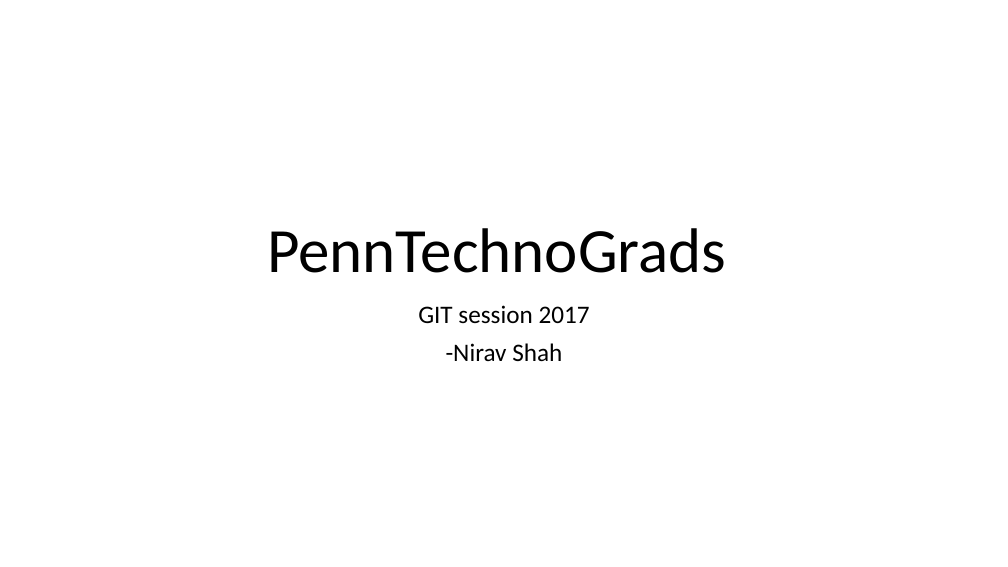
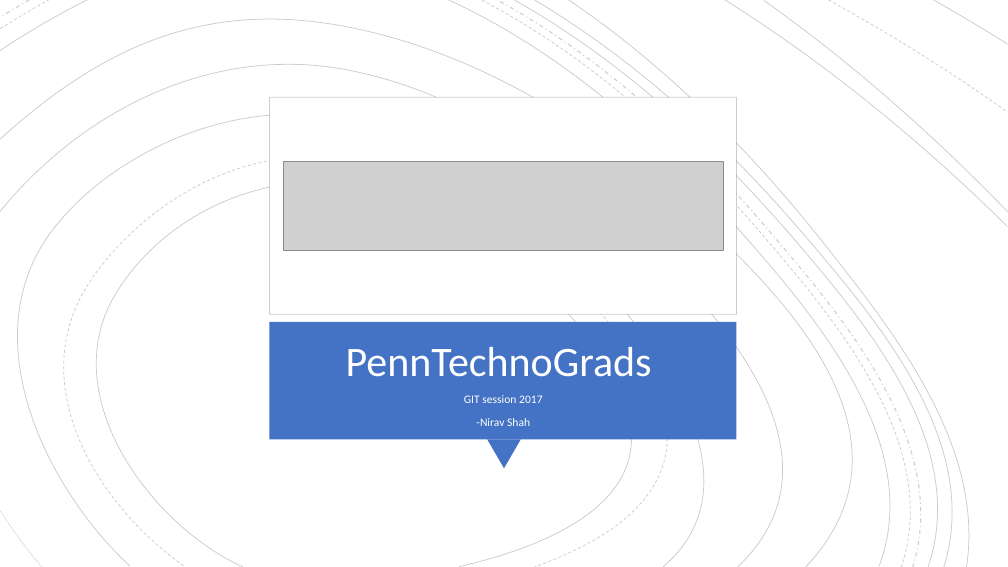
Before and after one commit to niravsh/ptg-gitsession-2017, a slide deck: slide 1 of PennTechnoGrads.pptx. Drawn at 1008x567 pixels with LibreOffice and Linux fonts; fonts in the diff are those of the drawing; grey boxes stand for pictures. Boxes give left, top, right and bottom in pixels: in the first picture for what was removed or moved away, otherwise in the second. Text is boxed around its words. In the diff, an @@ line names an element or a change of style, - is before the commit and + after.

```diff
--- a/PennTechnoGrads.pptx
+++ b/PennTechnoGrads.pptx
@@ group added at [0,0,1008,567]: 19 freeform shapes @@
@@ rectangle added at [269,98,737,315], fill #FFFFFF, outline #000000 0.75 pt @@
@@ picture added at [284,161,724,250] @@
@@ rectangle added at [269,322,737,439], fill #4472C4 @@
@@ title "PennTechnoGrads": place and size @@
-title "PennTechnoGrads" at [267,228,726,273]
+title "PennTechnoGrads" at [346,347,652,377]
@@ title "PennTechnoGrads" at [346,347,652,377]: size 60 to 40 pt, text colour #000000 to #FFFFFF @@
@@ subtitle "GIT session 2017": place and size @@
-subtitle "GIT session 2017" at [418,305,590,362]
+subtitle "GIT session 2017" at [464,395,542,426]
@@ subtitle "GIT session 2017" at [464,395,542,426]: size 24 to 11 pt, text colour #000000 to #FFFFFF @@
@@ triangle added at [487,439,521,468], fill #4472C4 @@
```
Also in this commit, not shown: 5 other slides changed, 9 slides added, 1 slide removed.
